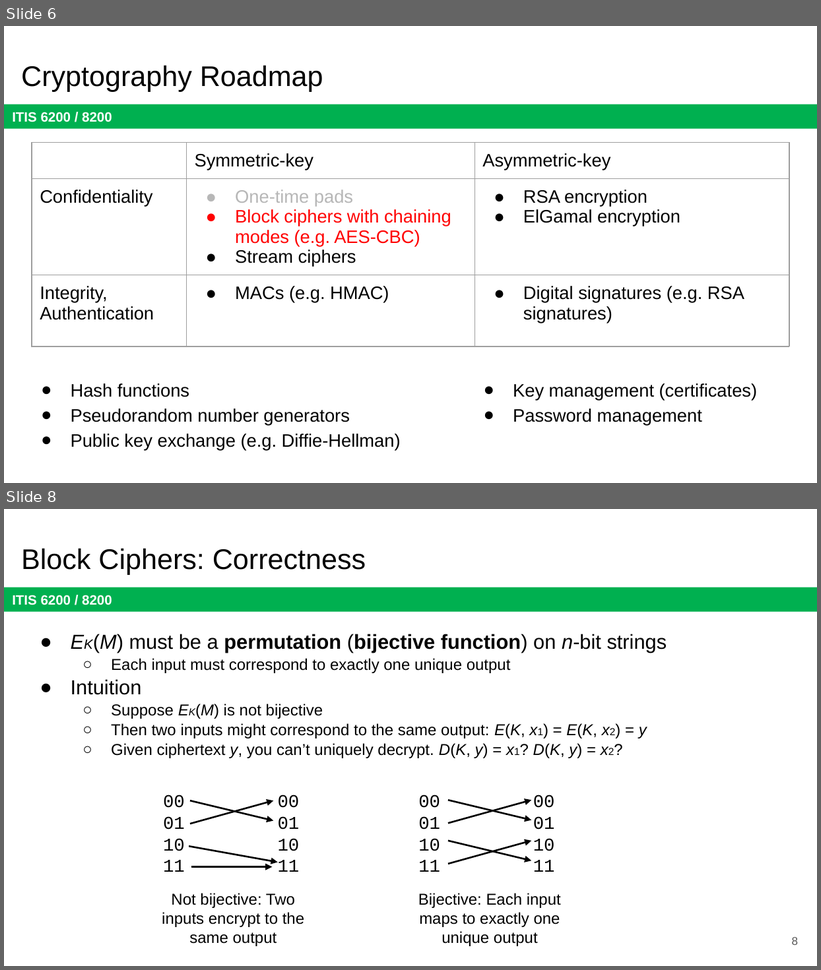
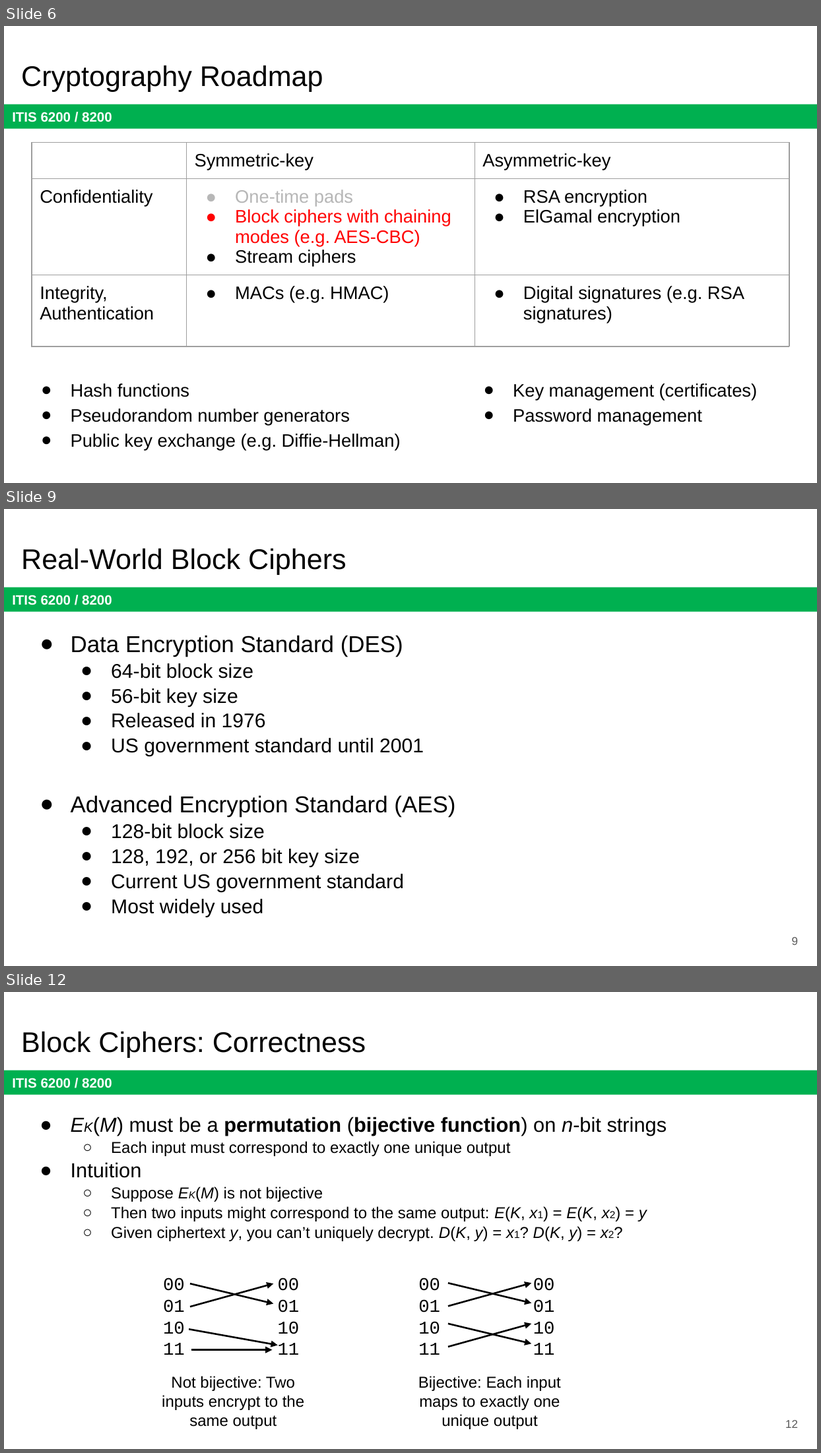
Before and after one commit to jx5c/github.io, a slide deck: teaching/ITIS6200/2023fa/lectures/lec03.pptx. Shown one above the other, each under a label of ours: slides 6 and 8 before the commit, slides 6, 9 and 12 after it; the slides between them are not shown. The pictures are 821x970 and 821x1453 pixels, drawn with LibreOffice and Linux fonts; fonts in the diff are those of the drawing. Boxes give left, top, right and bottom in pixels: in the first picture for what was removed or moved away, otherwise in the second. Text is boxed around its words. In the diff, an @@ line names an element or a change of style, - is before the commit and + after.

```diff
--- a/teaching/ITIS6200/2023fa/lectures/lec03.pptx
+++ b/teaching/ITIS6200/2023fa/lectures/lec03.pptx
@@ slide 9 added at [4,509,817,966], background #FFFFFF; not listed: 1 template element that a slide beside it also shows @@
@@ title added at [21,548,347,575], 25.2 pt, text #000000 @@
+Real-World Block Ciphers
@@ text added at [71,635,455,918], 17.6 pt, text #000000 @@
+● Data Encryption Standard (DES)
+  ● 64-bit block size
+  ● 56-bit key size
+  ● Released in 1976
+  ● US government standard until 2001
+● Advanced Encryption Standard (AES)
+  ● 128-bit block size
+  ● 128, 192, or 256 bit key size
+  ● Current US government standard
+  ● Most widely used
@@ page number added at [792,937,799,945], 10 pt, text #595959 @@
+9
@@ what was slide 8 is now slide 12 @@
@@ page number at [785,1420,798,1428]: text changed @@
-8
+12
```
Also in this commit, not shown: 8 slides changed, 5 other slides added, 2 slides removed, 1 other file.
